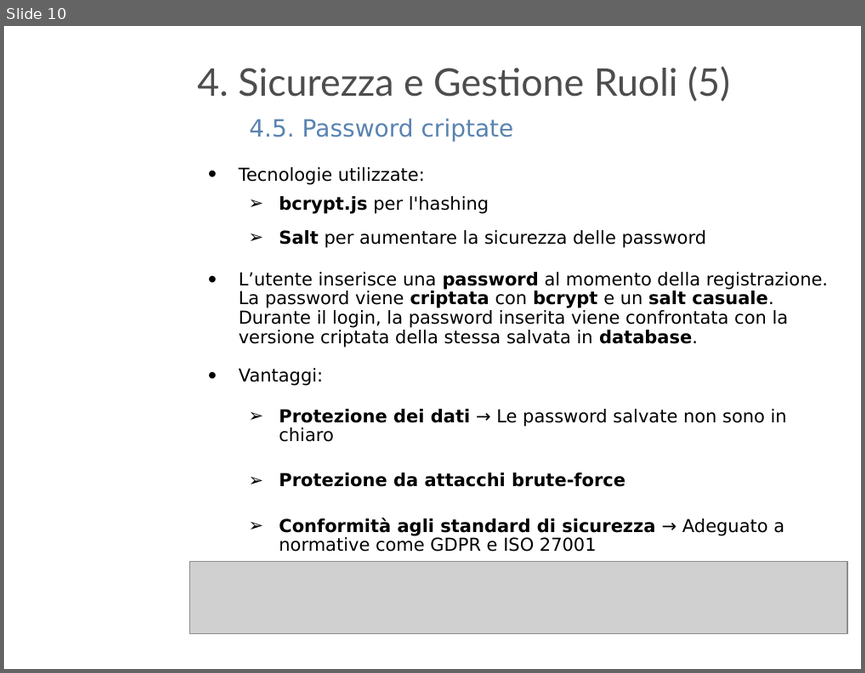
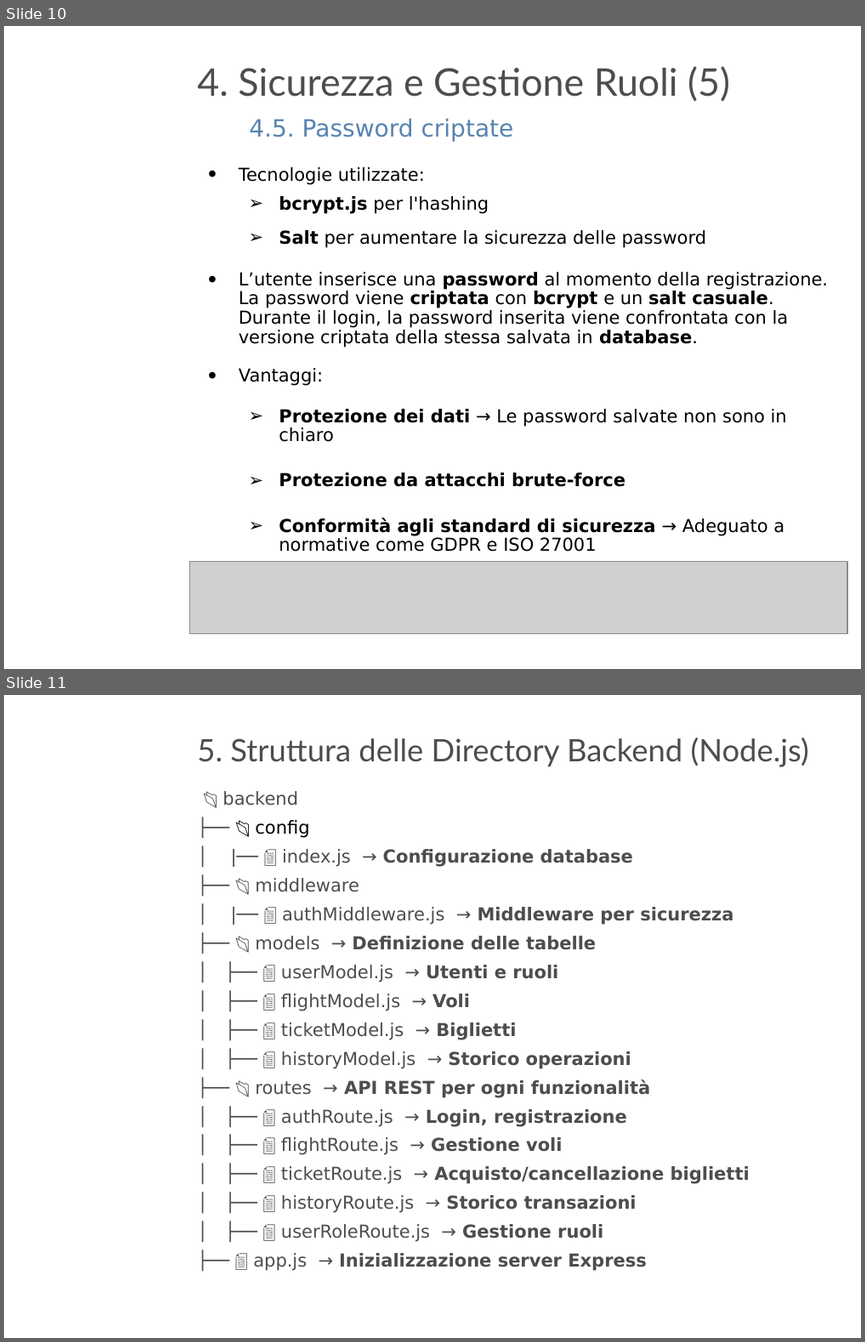
Before and after one commit to fortyguide/panico-stefano_CSproject_23-24, a slide deck: Air Connect - Presentazione.pptx. Shown one above the other, each under a label of ours: slide 10 before the commit, slides 10 and 11 after it. The pictures are 865x673 and 865x1342 pixels, drawn with LibreOffice and Linux fonts; fonts in the diff are those of the drawing; grey boxes stand for pictures; background and template pictures are left out. Boxes give left, top, right and bottom in pixels: in the first picture for what was removed or moved away, otherwise in the second. Text is boxed around its words. In the diff, an @@ line names an element or a change of style, - is before the commit and + after.

```diff
--- a/Air Connect - Presentazione.pptx
+++ b/Air Connect - Presentazione.pptx
@@ slide 11 added at (4,695,861,1338), background picture (left out) @@
@@ title added at (197,737,809,767), 26 pt, text #4D4D4D @@
+5. Struttura delle Directory Backend (Node.js)
@@ text added at (222,791,749,1270), 15 pt, text #4D4D4D @@
+📂 backend
+├── 📂 config
+│ |── 📄 index.js → Configurazione database
+├── 📂 middleware
+│ |── 📄 authMiddleware.js → Middleware per sicurezza
+├── 📂 models → Definizione delle tabelle
+│ ├── 📄 userModel.js → Utenti e ruoli
+│ ├── 📄 flightModel.js → Voli
+│ ├── 📄 ticketModel.js → Biglietti
+│ ├── 📄 historyModel.js → Storico operazioni
+├── 📂 routes → API REST per ogni funzionalità
+│ ├── 📄 authRoute.js → Login, registrazione
+│ ├── 📄 flightRoute.js → Gestione voli
+│ ├── 📄 ticketRoute.js → Acquisto/cancellazione biglietti
+│ ├── 📄 historyRoute.js → Storico transazioni
+│ ├── 📄 userRoleRoute.js → Gestione ruoli
+├── 📄 app.js → Inizializzazione server Express
```
Also in this commit, not shown: 2 slides changed, 1 other slide added.
